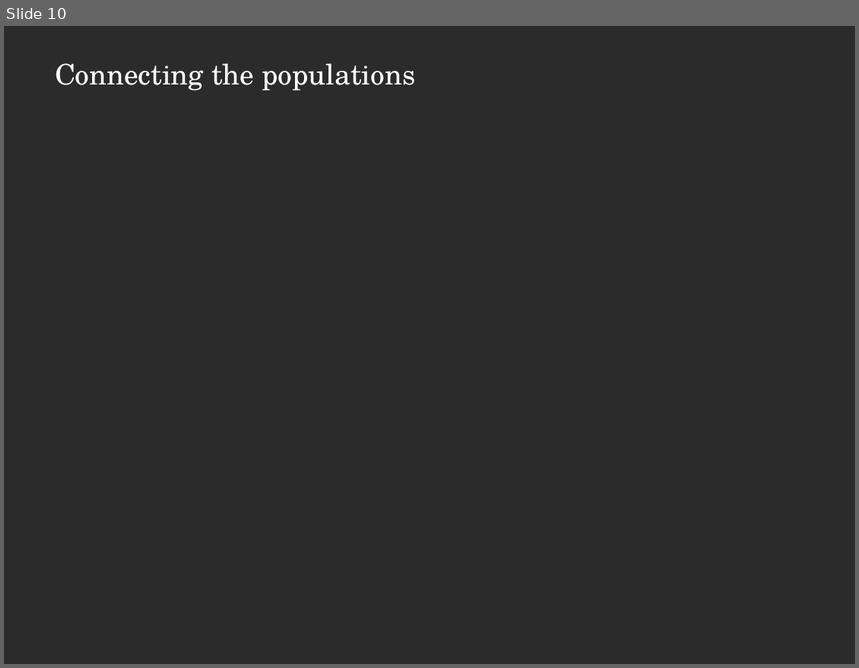
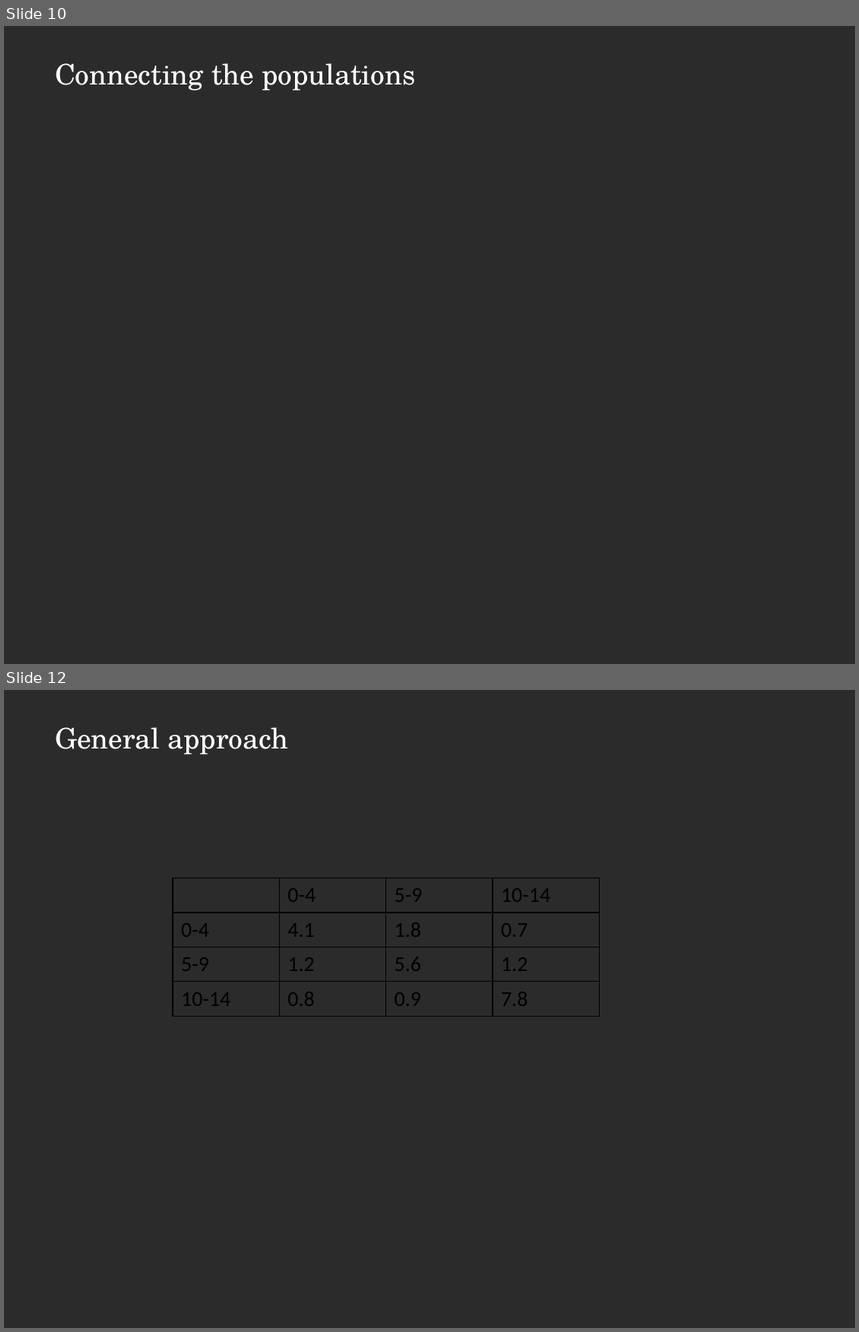
Before and after one commit to cmmid/mtm, a slide deck: slides/Lecture_05_ODEsMetapopulation.pptx. Shown one above the other, each under a label of ours: slide 10 before the commit, slides 10 and 12 after it; the slides between them are not shown. The pictures are 859x668 and 859x1332 pixels, drawn with LibreOffice and Linux fonts; fonts in the diff are those of the drawing; grey boxes stand for pictures; background and template pictures are left out; a plain dark background stands for a picture behind light text. Boxes give left, top, right and bottom in pixels: in the first picture for what was removed or moved away, otherwise in the second. Text is boxed around its words. In the diff, an @@ line names an element or a change of style, - is before the commit and + after.

```diff
--- a/slides/Lecture_05_ODEsMetapopulation.pptx
+++ b/slides/Lecture_05_ODEsMetapopulation.pptx
@@ slide 12 added at bbox=[4, 690, 855, 1328], background picture (left out) @@
@@ title added at bbox=[55, 727, 287, 755], 24 pt, text #FFFFFF @@
+General approach
@@ table added at bbox=[173, 878, 598, 1016], 4 rows, 4 columns @@
+ | 0-4 | 5-9 | 10-14
+0-4 | 4.1 | 1.8 | 0.7
+5-9 | 1.2 | 5.6 | 1.2
+10-14 | 0.8 | 0.9 | 7.8
```
Also in this commit, not shown: 2 slides changed, 1 other slide added, 31 other files.
